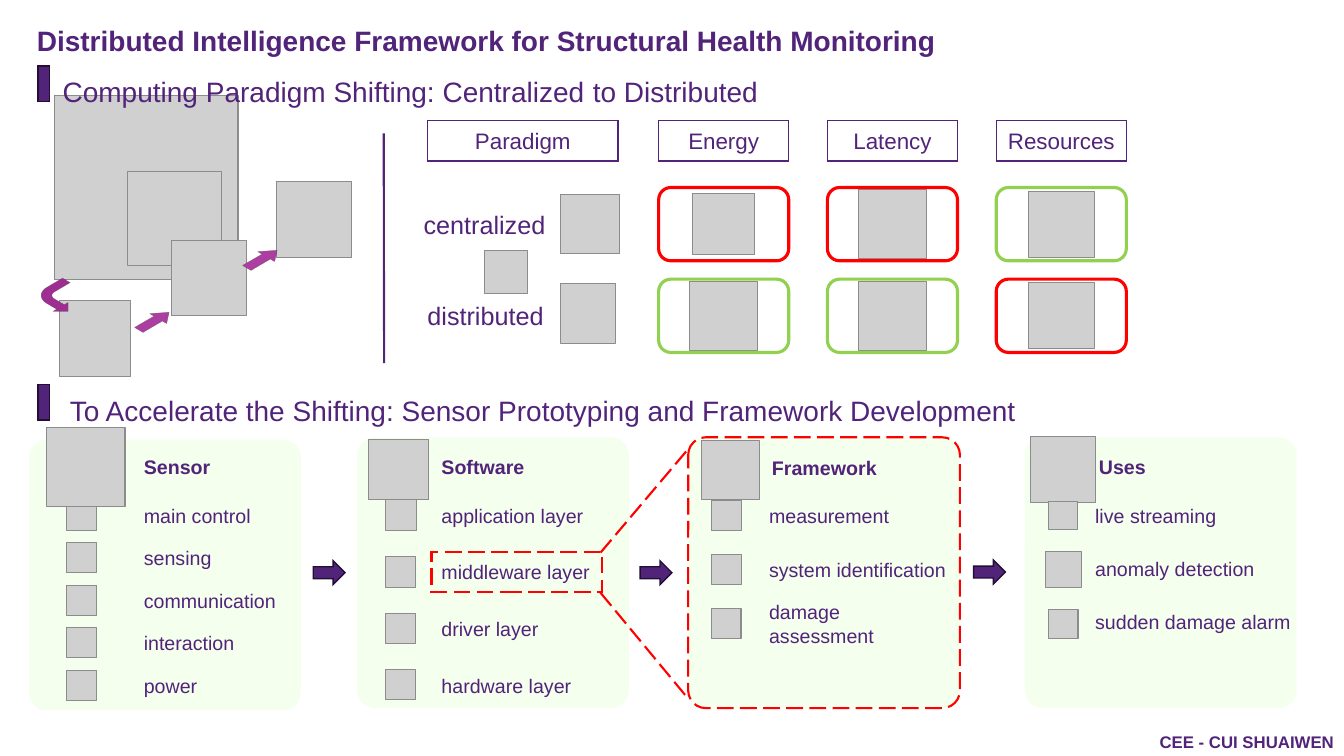
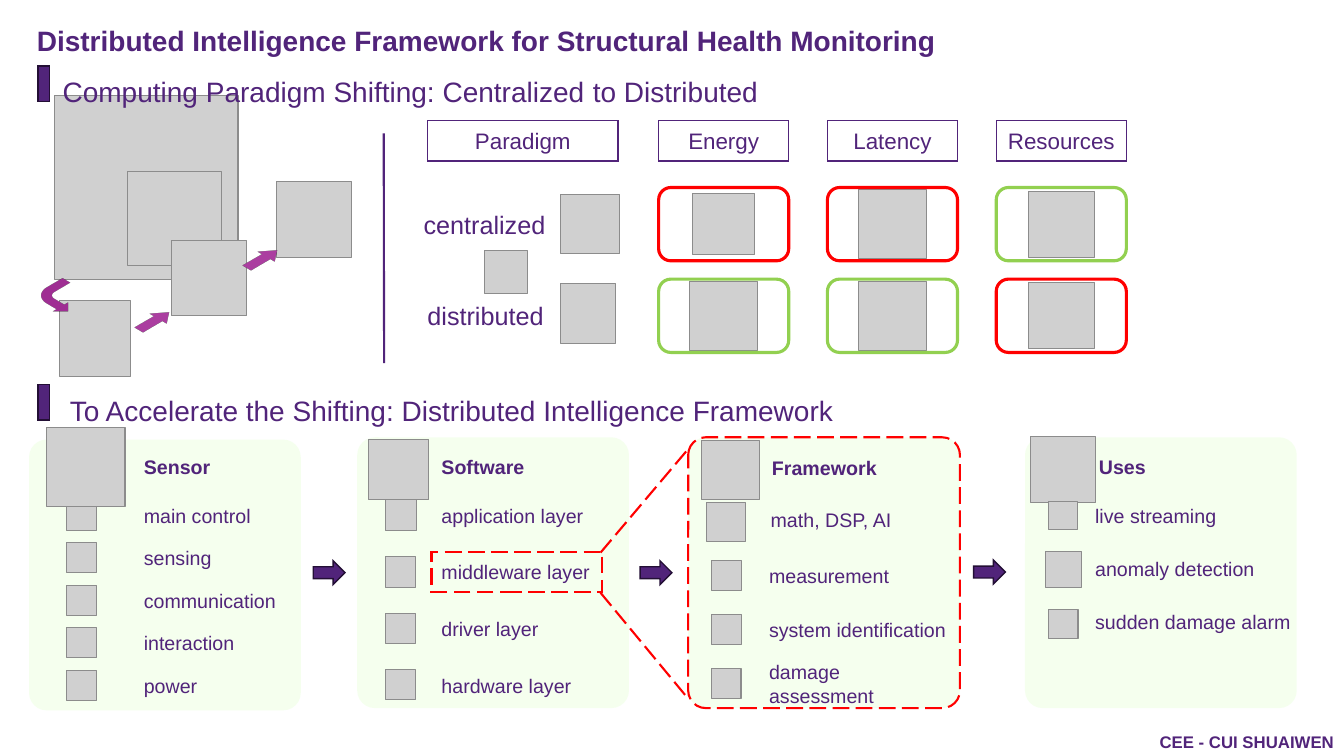
Before and after one commit to Shuaiwen-Cui/PhD-3MT, a slide deck: slide 1 of NTU-3MT/3MT_PowerPoint_CEE_CUI_SHUAIWEN.pptx. Drawn at 1344x756 pixels with LibreOffice and Linux fonts; fonts in the diff are those of the drawing; grey boxes stand for pictures; background and template pictures are left out. Boxes give left, top, right and bottom in pixels: in the first picture for what was removed or moved away, otherwise in the second. Text is boxed around its words. In the diff, an @@ line names an element or a change of style, - is before the commit and + after.

```diff
--- a/NTU-3MT/3MT_PowerPoint_CEE_CUI_SHUAIWEN.pptx
+++ b/NTU-3MT/3MT_PowerPoint_CEE_CUI_SHUAIWEN.pptx
@@ text at (70, 400, 833, 426): text changed @@
-To Accelerate the Shifting: Sensor Prototyping and Framework Development
+To Accelerate the Shifting: Distributed Intelligence Framework
@@ picture added at (707, 503, 745, 541) @@
@@ text added at (771, 512, 892, 530), 14 pt, text #51247A @@
+math, DSP, AI
@@ 3 pictures, 3 texts: place and size @@
-3 pictures, 3 texts at (712, 500, 946, 643)
+3 pictures, 3 texts at (712, 561, 946, 703)
```
Also in this commit, not shown: 1 other file.
